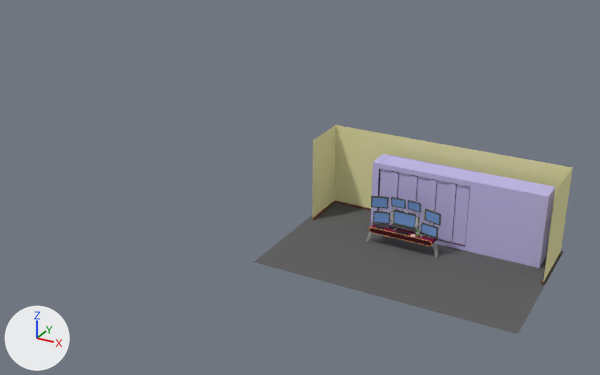
Two versions of the Blender file Assets/Graphics/Room.blend, one commit apart.
One viewpoint serves both versions: a 50 mm camera at (33.3, -88.5, 50.6) aimed at (-14.3, -2.0, 7.3). The axes (+X, +Y, +Z) are drawn at lower left. The lights are the same throughout.
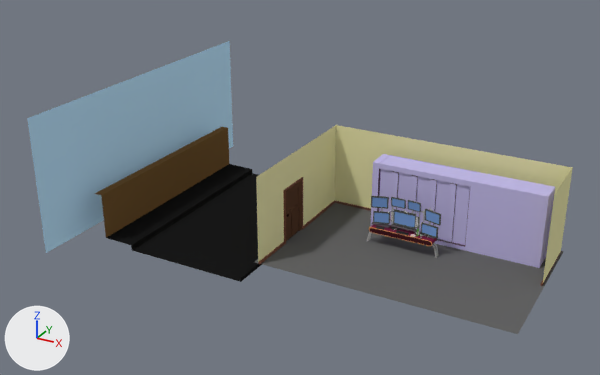
Changed parts and their boxes (x1, y1, x2, y2) in the pictures (600 x 375 px):
'Plane.008', reshaped (21% wider)
    before: (312, 125, 573, 285)
    after: (256, 125, 573, 286)
'Plane.004', added (blue)
    after: (27, 41, 233, 253)
'Plane.002', added (black)
    after: (106, 164, 262, 282)
'Plane.003', added (brown)
    after: (95, 127, 229, 237)
'Cube.018', added (brown)
    after: (286, 180, 302, 241)
    faces in mat_door (brown #583d2d): (286, 180, 302, 241)
part 1 of me_plane_008, added
    after: (258, 241, 286, 265)
part 2 of me_plane_008, added
    after: (284, 190, 286, 242)
part 3 of me_plane_008, added
    after: (301, 177, 303, 230)
part 4 of me_plane_008, added
    after: (285, 177, 302, 191)
part 5 of me_plane_008, built on
    before: (312, 125, 573, 285)
    after: (256, 125, 573, 286)

The change, as a list of edits to the scene's bpy script:
```text
Change me_plane_008:
    used by ob_plane_008; location = (-1.27, 5.2, 3.66); rotation_euler = (1.571, 1.571, 0.0), in degrees (90, 90, 0); scale = (4.89, 9.96, 6.58)
    remove me_plane_008.from_pydata(...)  # 308 vertices, 298 faces; spans x -1.68..0.79, y -1.42..1.84, z -0.79..0.6
    add me_plane_008.from_pydata(...)  # 352 vertices, 329 faces; spans x -1.68..0.79, y -1.43..1.84, z -0.79..2.43
    me_plane_008 part 1: a new loose piece, a box spanning x 0.69..0.746, y -1.419..-1.395, z 1.425..2.429, in mat_skirting (brown #744b3b)
    me_plane_008 part 2: a new loose piece, a box spanning x -0.809..0.794, y -1.425..-1.402, z 1.407..1.449, in mat_skirting (brown #744b3b)
    me_plane_008 part 3: a new loose piece, a box spanning x -0.809..0.794, y -1.425..-1.402, z 0.699..0.741, in mat_skirting (brown #744b3b)
    me_plane_008 part 4: a new loose piece, a box spanning x -0.811..-0.755, y -1.433..-1.41, z 0.715..1.423, in mat_skirting (brown #744b3b)
    me_plane_008 part 5
    1 vertex is removed from x -1.68, y -1.42, z 0.24
    6 faces are deleted
    7 vertices in x -1.68..0.75, y 1.81..1.84, z 0.6 move by (0.0, 0.0, 0.05)
    6 vertices in x 0.69..0.75, y -1.42..-1.4, z 0.24 move by (0.0, 0.0, 0.49)
    13 vertices are added at x -1.68..0.75, y -1.42..1.84, z -0.79..2.43
    12 new faces join them, mat_wall_yellow (beige #e7e3ab)
    1 new face joins them, mat_wall (blue #c1b9e7)
Add me_plane_001:
    me_plane_001.from_pydata([(-1.64, -1.64, 0.0), (1.64, -1.64, 0.0), (-1.64, 1.64, 0.0), (1.64, 1.64, 0.0), (-1.64, 1.64, 0.08), (1.64, 1.64, 0.08), (-1.64, -1.65, 0.11), (1.64, -1.65, 0.11), (-1.64, -2.48, 0.12), (1.64, -2.48, 0.12)], [], [(0, 1, 3, 2), (2, 3, 5, 4), (1, 0, 6, 7), (7, 6, 8, 9)])
    me_plane_001.materials.append(mat_street)  # black #191919
Add me_plane_003:
    me_plane_003.from_pydata([(-1.64, -2.48, 0.12), (1.64, -2.48, 0.12), (-1.64, -2.48, 1.06), (1.64, -2.48, 1.06), (-1.64, -2.71, 1.06), (1.64, -2.71, 1.06)], [], [(1, 0, 2, 3), (3, 2, 4, 5)])
    me_plane_003.materials.append(mat_outside_wall)  # brown #705432
Add me_plane_004:
    me_plane_004.from_pydata([(-2.42, -3.23, 0.12), (2.42, -3.23, 0.12), (-2.42, -3.23, 2.88), (2.42, -3.23, 2.88)], [], [(1, 0, 2, 3)])
    me_plane_004.materials.append(mat_sky)  # blue #bce4ff
Add ob_cube_018:
    ob_cube_018 = bpy.data.objects.new('Cube.018', me_cube)  # 102 vertices, 98 faces; spans x -0.17..0.4, y -4.39..0.0, z -3.62..3.53; in mat_door (brown #583d2d), mat_knob (black #200e0f)
    ob_cube_018.location = (-15.45, 0.34, 3.77)
Add ob_plane_002:
    ob_plane_002 = bpy.data.objects.new('Plane.002', me_plane_001)
    ob_plane_002.location = (-23.95, 0.23, -0.58)
    ob_plane_002.rotation_euler = (0.0, 0.0, -1.571)  # degrees (0, 0, -90)
    ob_plane_002.scale = (9.06, 5.13, 6.58)
Add ob_plane_003:
    ob_plane_003 = bpy.data.objects.new('Plane.003', me_plane_003)
    ob_plane_003.location = (-23.95, 0.23, -0.58)
    ob_plane_003.rotation_euler = (0.0, 0.0, -1.571)  # degrees (0, 0, -90)
    ob_plane_003.scale = (9.06, 5.13, 6.58)
Add ob_plane_004:
    ob_plane_004 = bpy.data.objects.new('Plane.004', me_plane_004)
    ob_plane_004.location = (-23.95, 0.23, -0.58)
    ob_plane_004.rotation_euler = (0.0, 0.0, -1.571)  # degrees (0, 0, -90)
    ob_plane_004.scale = (9.06, 5.13, 6.58)
```
